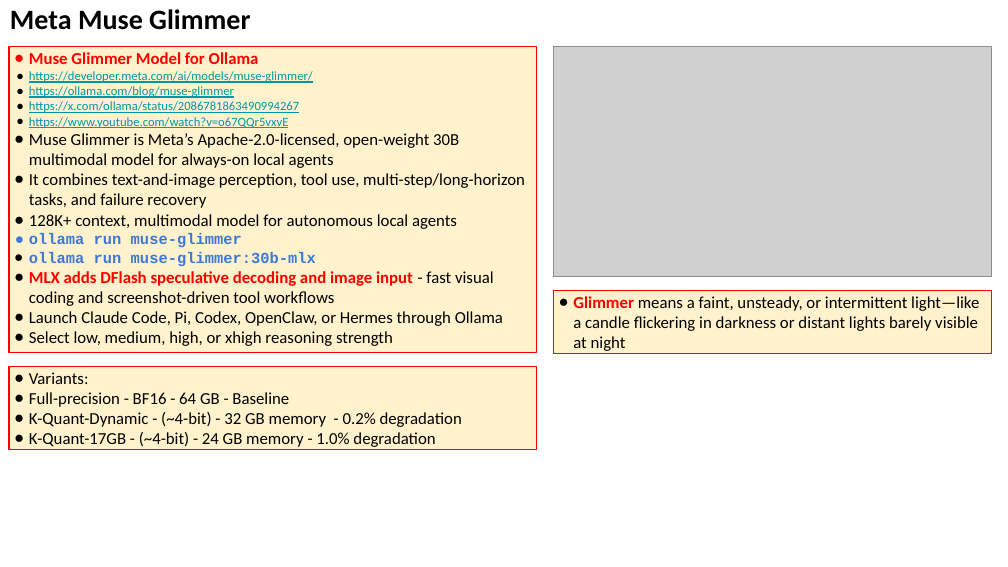
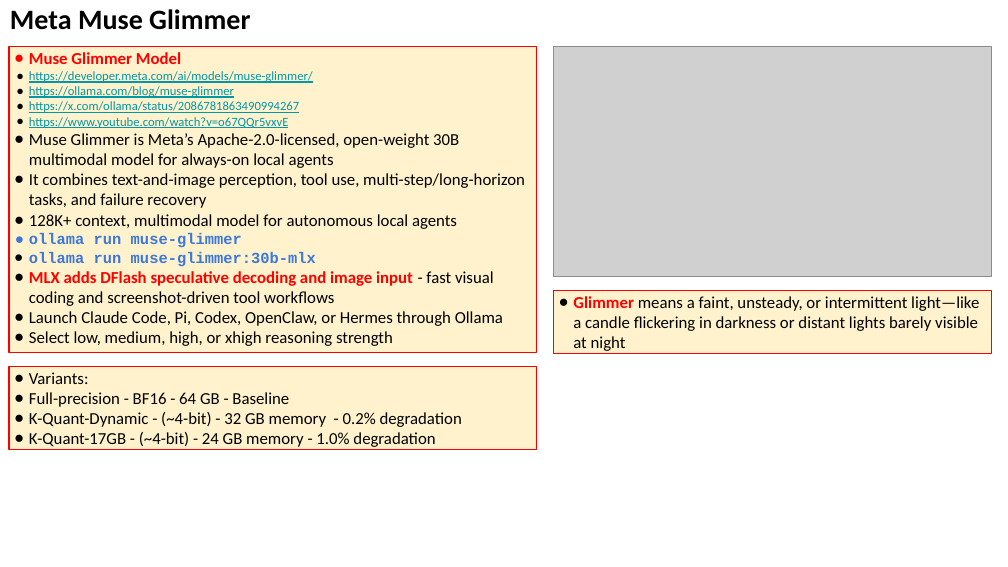
Before and after one commit to lselector/seminar, a slide deck: slide 4 of 2026/2026-08-14-AI-Updates.pptx. Drawn at 1008x567 pixels with LibreOffice and Linux fonts; fonts in the diff are those of the drawing; grey boxes stand for pictures. Boxes give left, top, right and bottom in pixels: in the first picture for what was removed or moved away, otherwise in the second. Text is boxed around its words. In the diff, an @@ line names an element or a change of style, - is before the commit and + after.

```diff
--- a/2026/2026-08-14-AI-Updates.pptx
+++ b/2026/2026-08-14-AI-Updates.pptx
@@ text in rectangle at (29,52,181,64): text changed @@
-● Muse Glimmer Model for Ollama
+● Muse Glimmer Model
```
Also in this commit, not shown: 19 other slides changed, 2 slides added.
